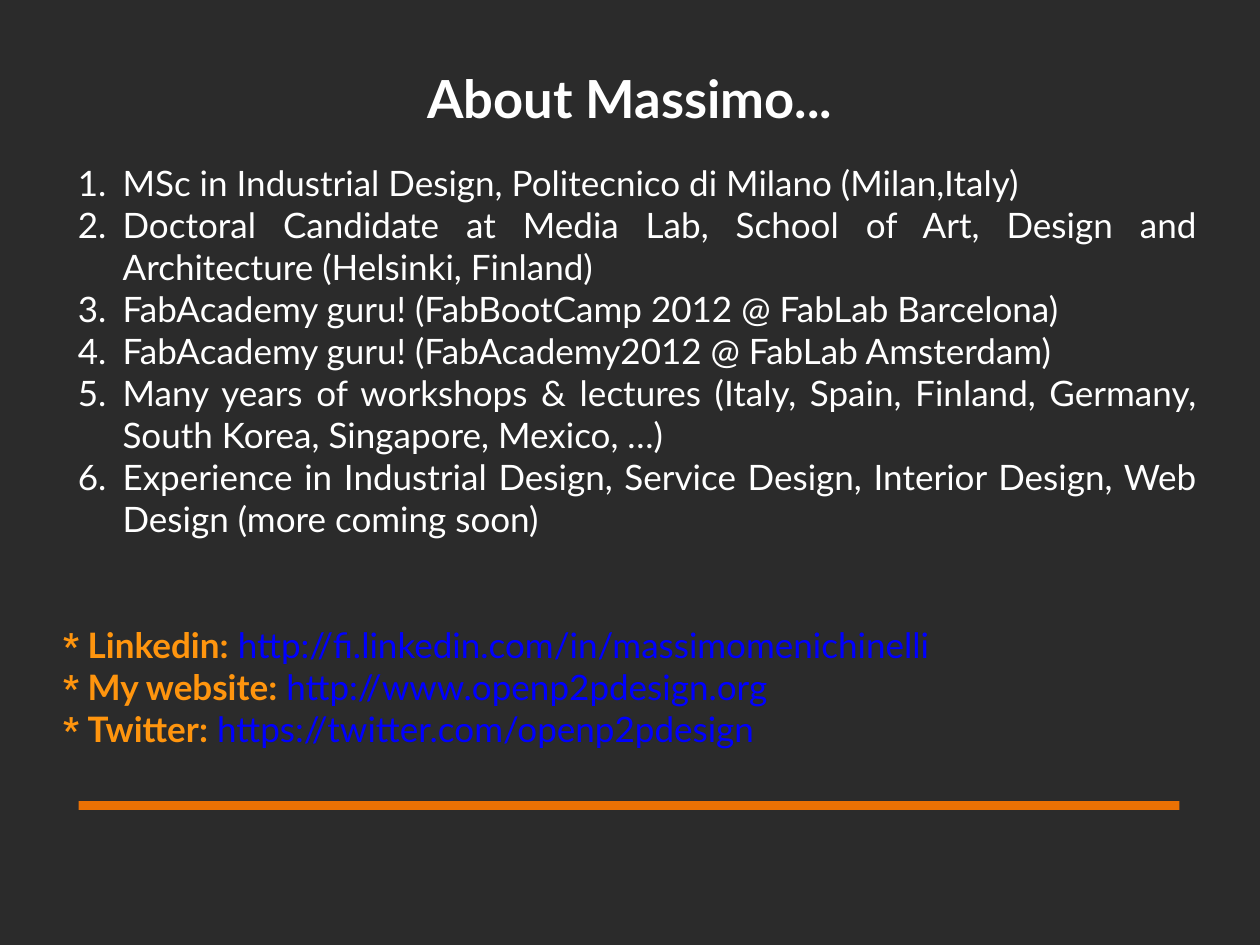
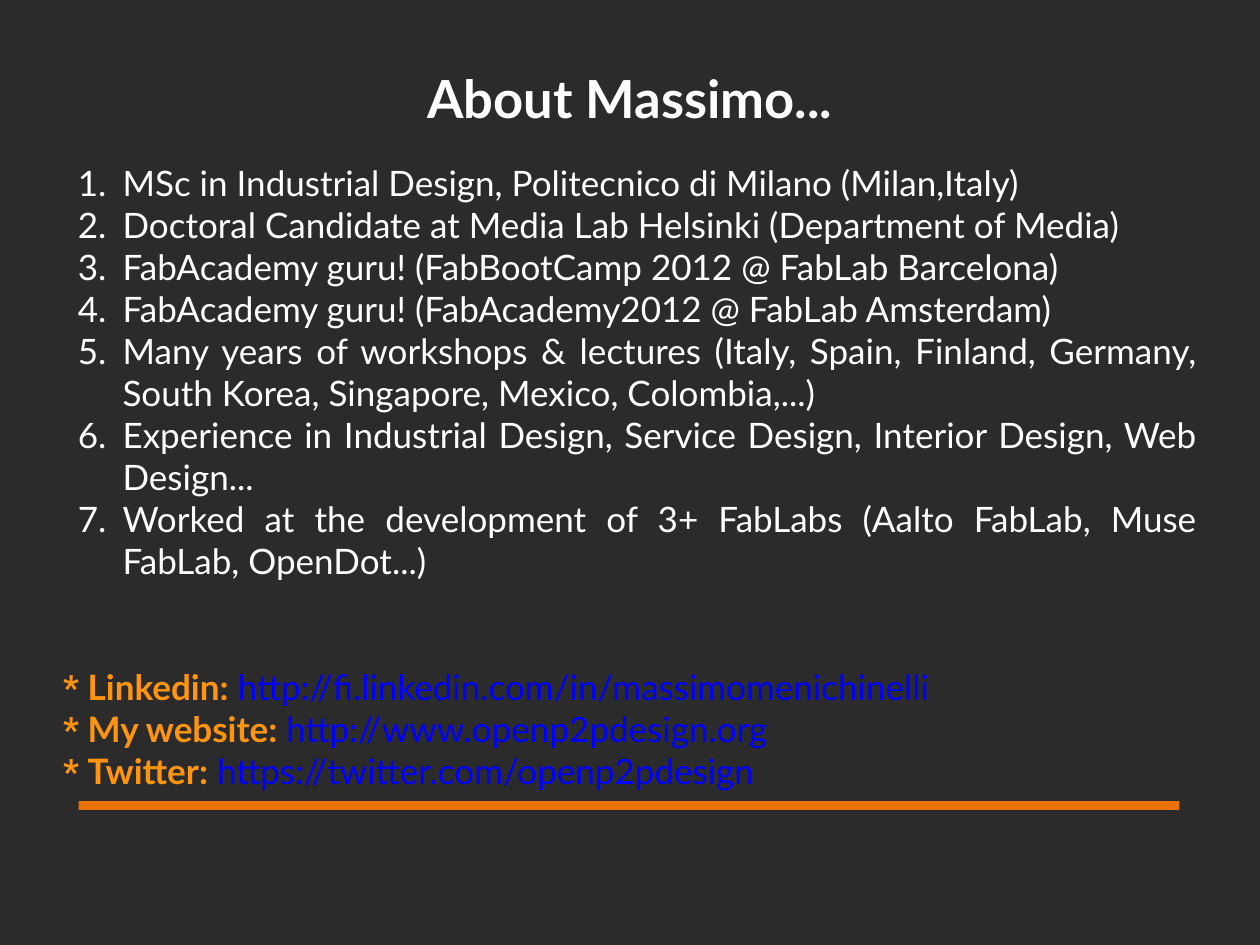
Before and after one commit to DigitalFabricationStudio/Slides, a slide deck: slide 2 of libreoffice/DigitalFabricationStudio.00__Introduction.odp. Drawn at 1260x945 pixels with LibreOffice and Linux fonts; fonts in the diff are those of the drawing; background and template pictures are left out; a plain dark background stands for a picture behind light text. Boxes give left, top, right and bottom in pixels: in the first picture for what was removed or moved away, otherwise in the second. Text is boxed around its words. In the diff, an @@ line names an element or a change of style, - is before the commit and + after.

```diff
--- a/libreoffice/DigitalFabricationStudio.00__Introduction.odp
+++ b/libreoffice/DigitalFabricationStudio.00__Introduction.odp
@@ text at (123,211,1119,244): text changed @@
-2. Doctoral Candidate at Media Lab, School of Art, Design and Architecture (Helsinki, Finland)
+2. Doctoral Candidate at Media Lab Helsinki (Department of Media)
@@ text at (123,337,1196,580): text changed @@
-5. Many years of workshops & lectures (Italy, Spain, Finland, Germany, South Korea, Singapore, Mexico, …)
-6. Experience in Industrial Design, Service Design, Interior Design, Web Design (more coming soon)
+5. Many years of workshops & lectures (Italy, Spain, Finland, Germany, South Korea, Singapore, Mexico, Colombia,...)
+6. Experience in Industrial Design, Service Design, Interior Design, Web Design...
+7. Worked at the development of 3+ FabLabs (Aalto FabLab, Muse FabLab, OpenDot...)
```
Also in this commit, not shown: 10 other slides changed, 2 slides added, 1 slide removed, 3 other files.
